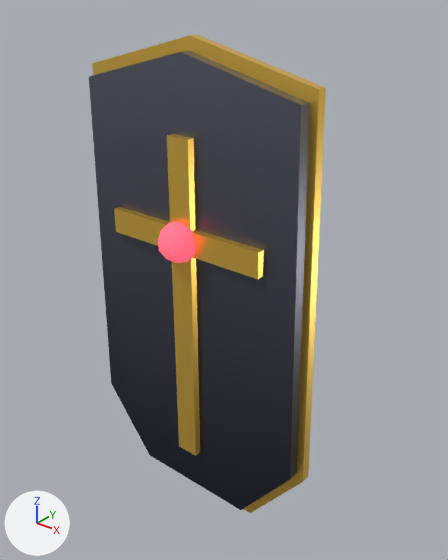
Before and after pictures for a commit that changed the glTF model assets/models/kit/weapons/shield_tower.glb.
The view is the same before and after, from a camera (50 mm lens) standing at (0.741, -0.83, 0.589) and looking at (0.036, 0.052, 0.042). Arrows for +X, +Y and +Z are at lower left; the lights stay in place. The first picture is the older version. Vertices at exactly the same position are counted once.

Names of what the first picture shows: 'shield_tower'.
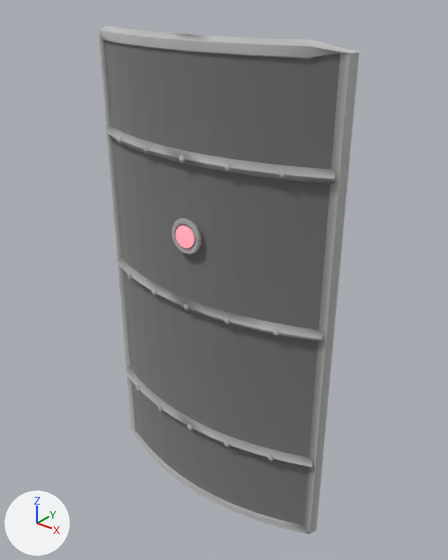
What differs and where, as boxes [x1, y1, x2, y2] in the pictures (448 x 560 px):
'shield_tower', reshaped (10% wider, 6% taller)
    before: [89, 35, 326, 513]
    after: [99, 26, 359, 534]
part 1 of me_shield_tower, added
    after: [224, 163, 231, 171]
part 2 of me_shield_tower, added
    after: [279, 170, 286, 178]
part 3 of me_shield_tower, added
    after: [176, 226, 194, 248]
part 4 of me_shield_tower, rebuilt (6% wider)
    before: [89, 51, 310, 510]
    after: [105, 41, 340, 525]
part 5 of me_shield_tower, rebuilt (11% wider, 6% taller)
    before: [92, 35, 326, 513]
    after: [99, 26, 359, 534]
part 6 of me_shield_tower, added
    after: [172, 218, 201, 254]
part 7 of me_shield_tower, added
    after: [124, 366, 313, 467]
part 8 of me_shield_tower, added
    after: [116, 257, 323, 342]
part 9 of me_shield_tower, added
    after: [105, 126, 336, 184]
part 10 of me_shield_tower, deleted
    before: [158, 222, 196, 263]
part 11 of me_shield_tower, deleted
    before: [167, 134, 200, 456]
part 12 of me_shield_tower, deleted
    before: [114, 207, 264, 279]

The change, as a list of edits to the scene's bpy script:
```text
Add mat_g_glow_ff5a6e:
    mat_g_glow_ff5a6e = bpy.data.materials.new('G_Glow_ff5a6e')
    # nodes: BsdfPrincipled, Mix, OutputMaterial, VertexColor
    # colours: pink #ffa0af, black #272727, mixed with the vertex colours
Add mat_g_metal_iron:
    mat_g_metal_iron = bpy.data.materials.new('G_Metal_Iron')
    # nodes: BsdfPrincipled, Mix, OutputMaterial, VertexColor
    # colours: white #e7e7e7, mixed with the vertex colours
Change me_shield_tower:
    used by ob_shield_tower; location = (0.0, 0.0, 0.0)
    remove me_shield_tower.from_pydata(...)  # 86 vertices, 152 faces; spans x -0.276..0.276, y -0.08..0.024, z -0.483..0.504
    remove me_shield_tower.materials.append(mat_tr_glow_ff5a6e)
    remove me_shield_tower.materials.append(mat_tr_metal)
    add me_shield_tower.from_pydata(...)  # 1178 vertices, 2296 faces; spans x -0.286..0.286, y -0.033..0.074, z -0.506..0.506
    me_shield_tower part 1: a new loose piece, a UV sphere (8 segments, 5 rings, poles along z) spanning x 0.0905..0.1039, y -0.0199..-0.0126, z 0.293..0.307, in mat_g_metal_iron
    me_shield_tower part 2: a new loose piece, a UV sphere (8 segments, 5 rings, poles along z) spanning x 0.1877..0.2011, y 0.0034..0.0108, z 0.293..0.307, in mat_g_metal_iron
    me_shield_tower part 3: a new loose piece, a UV sphere (20 segments, 12 rings, poles along z) spanning x -0.022..0.022, y -0.033..-0.011, z 0.128..0.172, in mat_g_glow_ff5a6e
    me_shield_tower part 4: the loose piece of 14 vertices spanning x -0.26..0.26, y -0.02..0.02, z -0.46..0.48 is rebuilt with 44 vertices and now spans x -0.27..0.27, y -0.01..0.07, z -0.49..0.49, in mat_g_metal_iron
    me_shield_tower part 5: the loose piece of 14 vertices spanning x -0.276..0.276, y 0.004..0.024, z -0.483..0.504 is rebuilt with 144 vertices and now spans x -0.286..0.286, y -0.014..0.074, z -0.506..0.506, in mat_g_metal_iron
    me_shield_tower part 6: a new loose piece of 126 vertices spanning x -0.036..0.036, y -0.023..-0.013, z 0.114..0.186, in mat_g_metal_iron
    me_shield_tower part 7: a new loose piece of 44 vertices spanning x -0.274..0.274, y -0.024..0.059, z -0.312..-0.288, in mat_g_metal_iron
    me_shield_tower part 8: a new loose piece of 44 vertices spanning x -0.274..0.274, y -0.024..0.059, z -0.012..0.012, in mat_g_metal_iron
    me_shield_tower part 9: a new loose piece of 44 vertices spanning x -0.274..0.274, y -0.024..0.059, z 0.288..0.312, in mat_g_metal_iron
    me_shield_tower part 10: 42 vertices removed from x -0.04..0.04, y -0.08..0.0, z 0.105..0.185
    me_shield_tower part 11: 8 vertices removed from x -0.025..0.025, y -0.035..-0.015, z -0.36..0.34
    me_shield_tower part 12: 8 vertices removed from x -0.18..0.18, y -0.035..-0.015, z 0.12..0.17
    other edits to the shape of me_shield_tower do not show in these pictures
    add me_shield_tower.materials.append(mat_g_metal_iron)
    add me_shield_tower.materials.append(mat_g_glow_ff5a6e)
```
